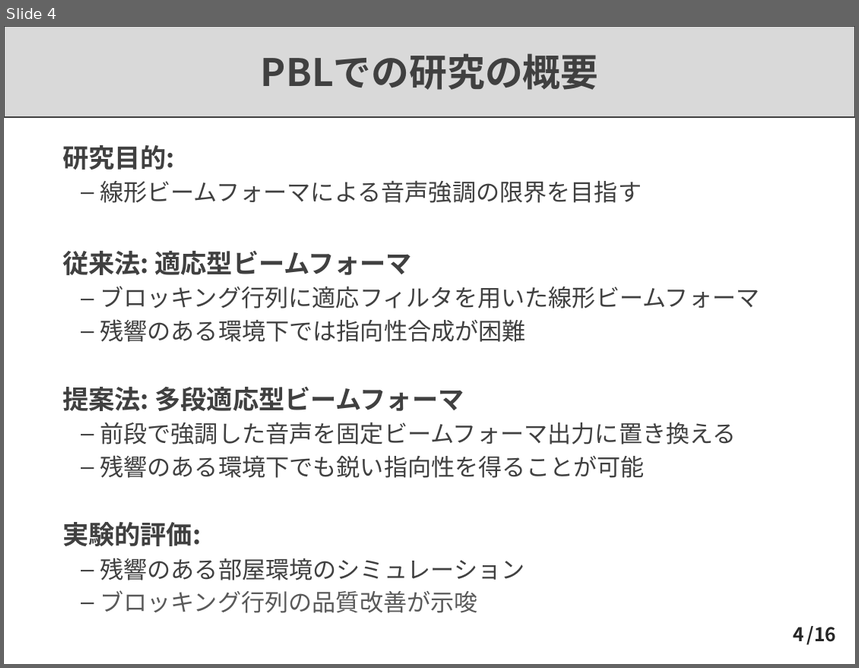
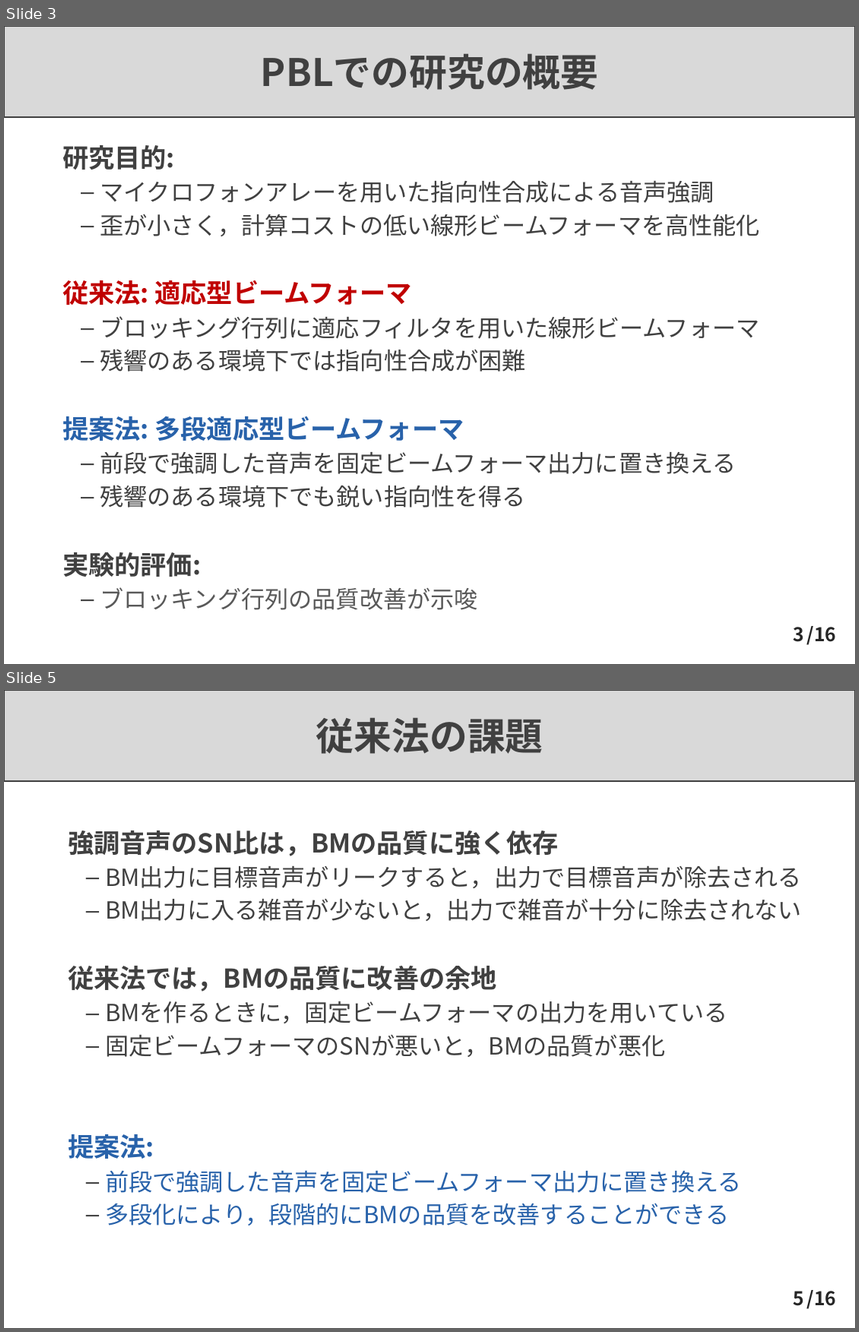
Before and after one commit to Takaaki-Saeki/Algorithms, a slide deck: PBL最終発表.pptx. Shown one above the other, each under a label of ours: slide 4 before the commit, slides 3 and 5 after it; the slides between them are not shown. The pictures are 859x668 and 859x1332 pixels, drawn with LibreOffice and Linux fonts; fonts in the diff are those of the drawing. Boxes give left, top, right and bottom in pixels: in the first picture for what was removed or moved away, otherwise in the second. Text is boxed around its words. In the diff, an @@ line names an element or a change of style, - is before the commit and + after.

```diff
--- a/PBL最終発表.pptx
+++ b/PBL最終発表.pptx
@@ slide 5 added at bbox=[4, 690, 855, 1328], background #FFFFFF; not listed: 2 template elements that a slide beside it also shows @@
@@ title added at bbox=[316, 717, 544, 754], 32 pt, text #404040, bold @@
+従来法の課題
@@ text added at bbox=[68, 831, 802, 1226], 20 pt, text #404040 @@
+➢ 強調音声のSN比は，BMの品質に強く依存
+  – BM出力に目標音声がリークすると，出力で目標音声が除去される
+  – BM出力に入る雑音が少ないと，出力で雑音が十分に除去されない
+➢ 従来法では，BMの品質に改善の余地
+  – BMを作るときに，固定ビームフォーマの出力を用いている
+  – 固定ビームフォーマのSNが悪いと，BMの品質が悪化
+➢ 提案法:
+  – 前段で強調した音声を固定ビームフォーマ出力に置き換える
+  – 多段化により，段階的にBMの品質を改善することができる
@@ page number added at bbox=[793, 1291, 804, 1306], 16 pt, text #262626, bold @@
+5
@@ what was slide 4 is now slide 3 @@
@@ slide 3 changed as well @@
@@ text at bbox=[100, 180, 760, 237]: text changed @@
-  – 線形ビームフォーマによる音声強調の限界を目指す
+  – マイクロフォンアレーを用いた指向性合成による音声強調
+  – 歪が小さく，計算コストの低い線形ビームフォーマを高性能化
@@ text at bbox=[63, 281, 465, 441]: text colour #404040 to #C00000 in "従来法: 適応型ビームフォーマ"; text colour #404040 to #2862AA in "提案法: 多段適応型ビームフォーマ" @@
@@ text at bbox=[100, 485, 526, 508]: text changed @@
-  – 残響のある環境下でも鋭い指向性を得ることが可能
+  – 残響のある環境下でも鋭い指向性を得る
@@ text at bbox=[100, 558, 525, 581]: paragraph removed @@
-  – 残響のある部屋環境のシミュレーション
@@ page number at bbox=[793, 627, 804, 642]: text changed @@
-4
+3
```
Also in this commit, not shown: 3 other slides changed, 5 other slides added, 3 slides removed.
